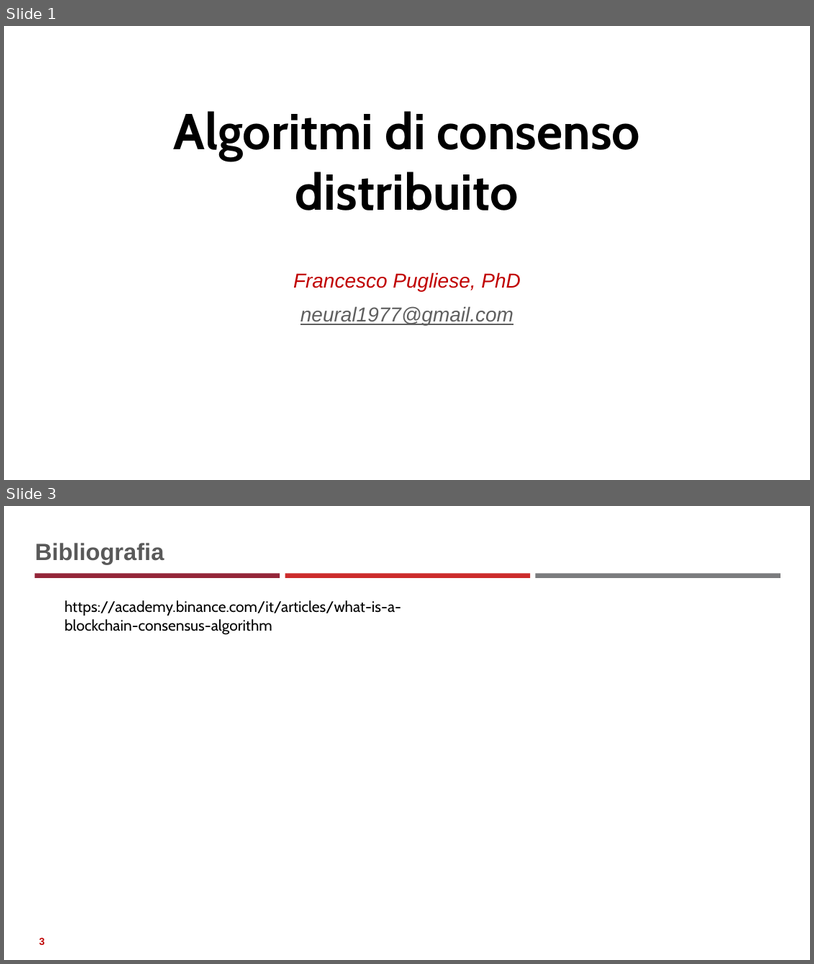
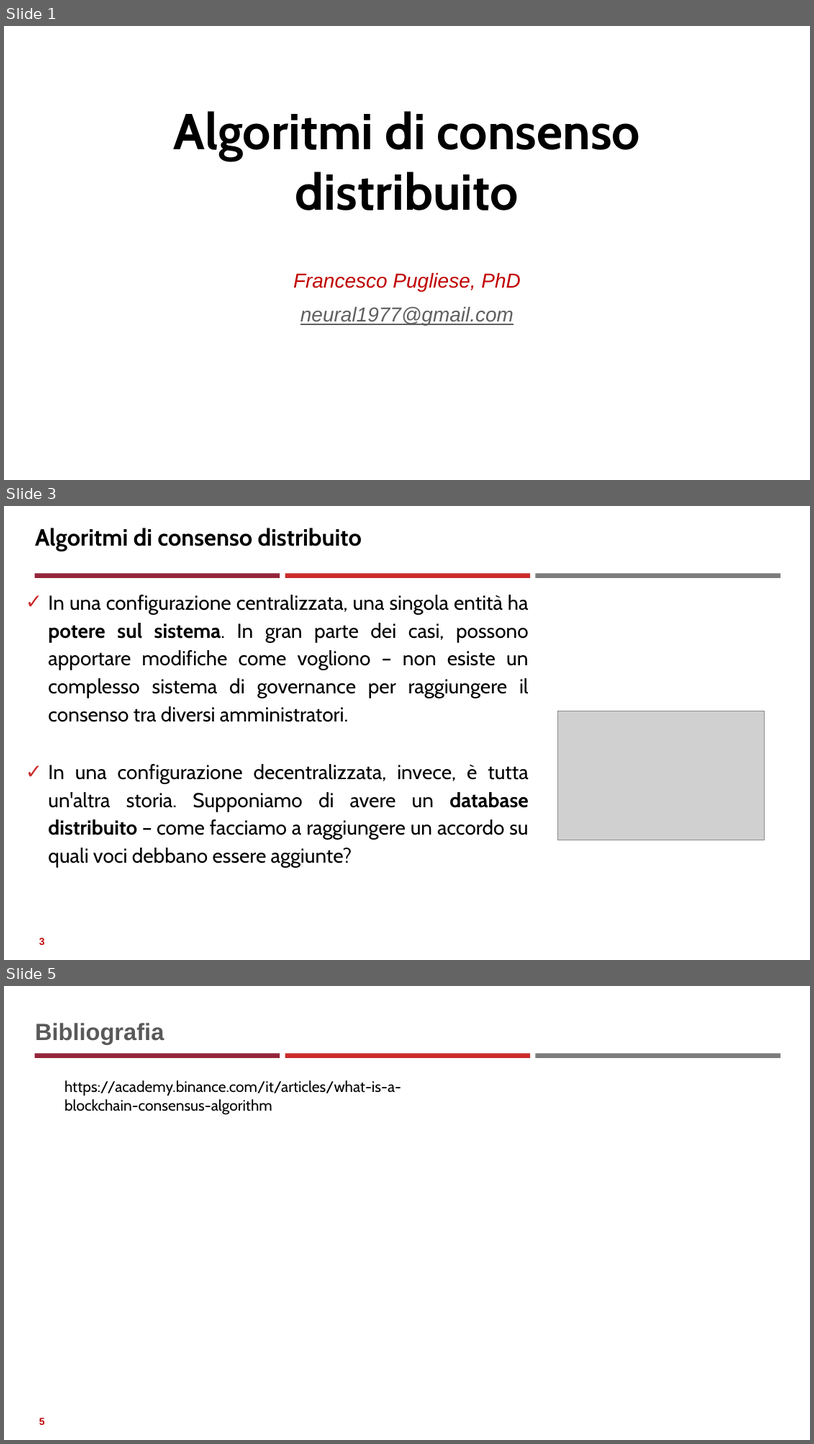
Before and after one commit to neural1977/data_science_interview_material, a slide deck: Assicurazioni/Algoritmi di consenso distribuito_ita.pptx. Shown one above the other, each under a label of ours: slides 1 and 3 before the commit, slides 1, 3 and 5 after it; the slides between them are not shown. The pictures are 814x964 and 814x1444 pixels, drawn with LibreOffice and Linux fonts; fonts in the diff are those of the drawing; grey boxes stand for pictures. Boxes give left, top, right and bottom in pixels: in the first picture for what was removed or moved away, otherwise in the second. Text is boxed around its words. In the diff, an @@ line names an element or a change of style, - is before the commit and + after.

```diff
--- a/Assicurazioni/Algoritmi di consenso distribuito_ita.pptx
+++ b/Assicurazioni/Algoritmi di consenso distribuito_ita.pptx
@@ slide 3 added at (4,506,810,960), background #FFFFFF; not listed: 3 template elements that a slide beside it also shows @@
@@ title added at (35,528,363,551), 28 pt, text #000000, bold @@
+Algoritmi di consenso distribuito
@@ text added at (48,595,529,867), 24 pt, text #000000 @@
+✓ In una configurazione centralizzata, una singola entità ha potere sul sistema. In gran parte dei casi, possono apportare modifiche come vogliono – non esiste un complesso sistema di governance per raggiungere il consenso tra diversi amministratori.
+✓ In una configurazione decentralizzata, invece, è tutta un'altra storia. Supponiamo di avere un database distribuito – come facciamo a raggiungere un accordo su quali voci debbano essere aggiunte?
@@ picture added at (558,710,765,839) @@
@@ page number added at (39,937,45,944), 12 pt, text #C00000, bold @@
+3
@@ what was slide 3 is now slide 5 @@
@@ page number at (39,1417,45,1424): text changed @@
-3
+5
```
Also in this commit, not shown: 1 slide changed, 1 other slide added, 6 other files.
